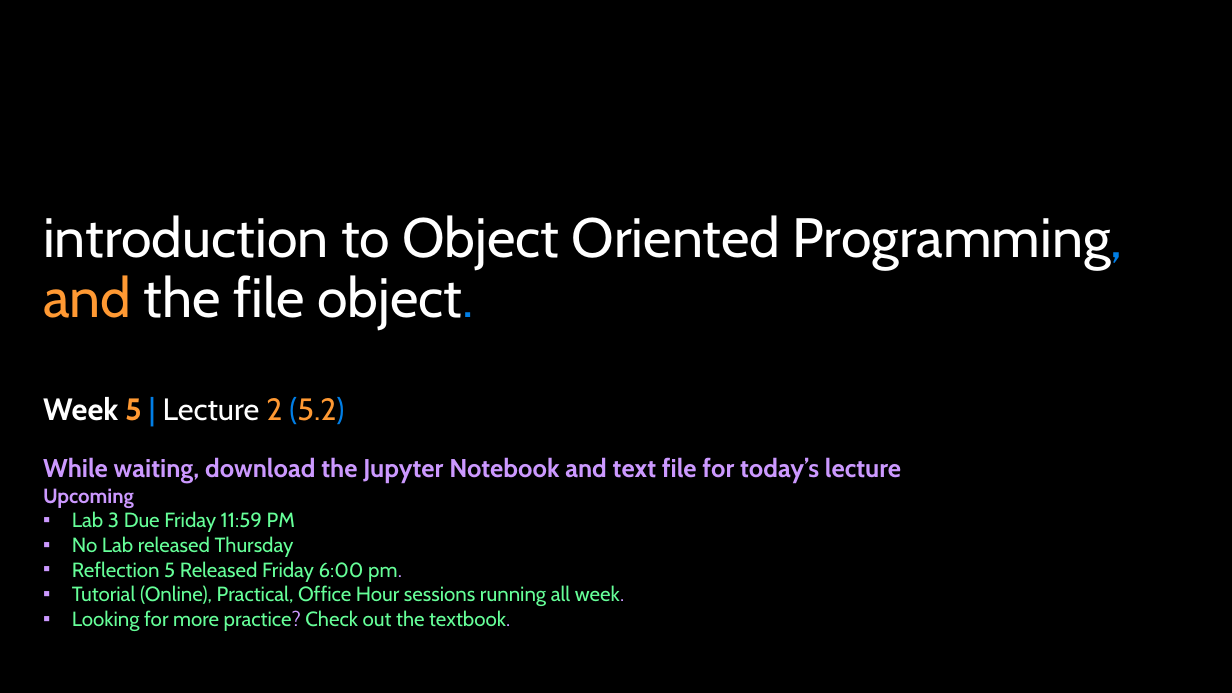
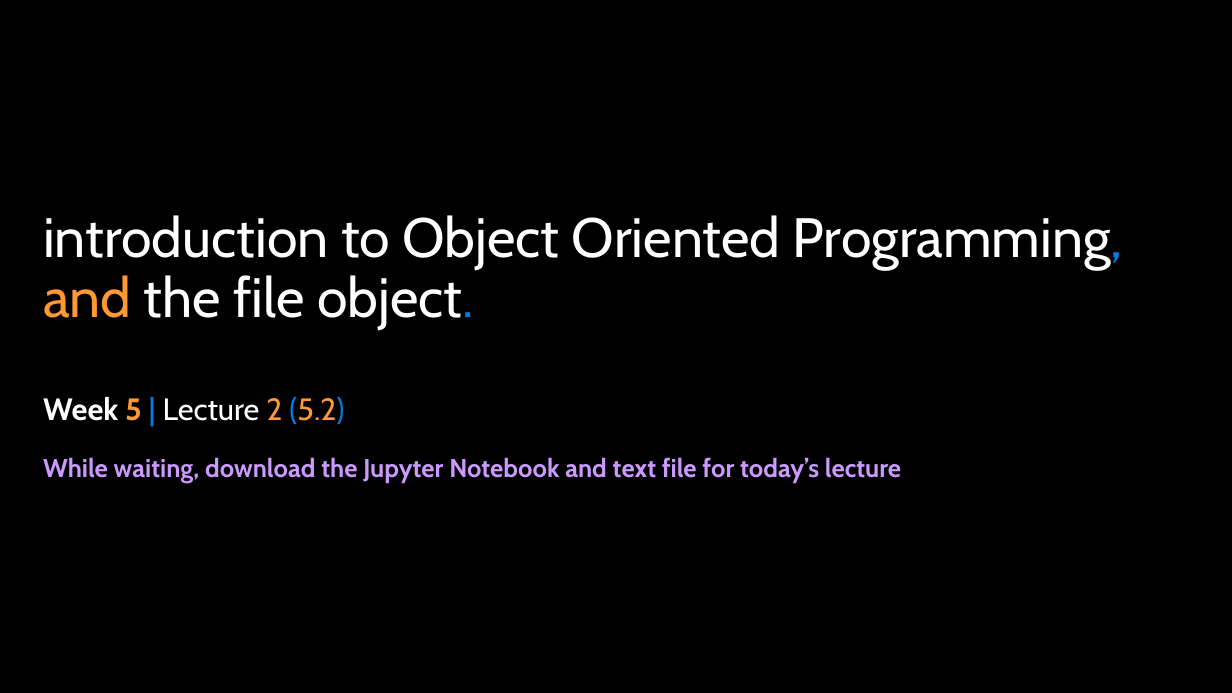
Before and after one commit to APS106/APS106-winter-2026-goodfellow-sutton, a slide deck: slide 1 of lectures/week5/lecture2/slides/week5_lecture2.pptx. Drawn at 1232x693 pixels with LibreOffice and Linux fonts; fonts in the diff are those of the drawing; background and template pictures are left out. Boxes give left, top, right and bottom in pixels: in the first picture for what was removed or moved away, otherwise in the second. Text is boxed around its words. In the diff, an @@ line names an element or a change of style, - is before the commit and + after.

```diff
--- a/lectures/week5/lecture2/slides/week5_lecture2.pptx
+++ b/lectures/week5/lecture2/slides/week5_lecture2.pptx
@@ text at [43, 488, 624, 631]: paragraphs removed @@
-Upcoming
-▪ Lab 3 Due Friday 11:59 PM
-▪ No Lab released Thursday
-▪ Reflection 5 Released Friday 6:00 pm.
-▪ Tutorial (Online), Practical, Office Hour sessions running all week.
-▪ Looking for more practice? Check out the textbook.
```
Also in this commit, not shown: 14 other slides changed, 6 slides added, 1 slide removed, 1 other file.
